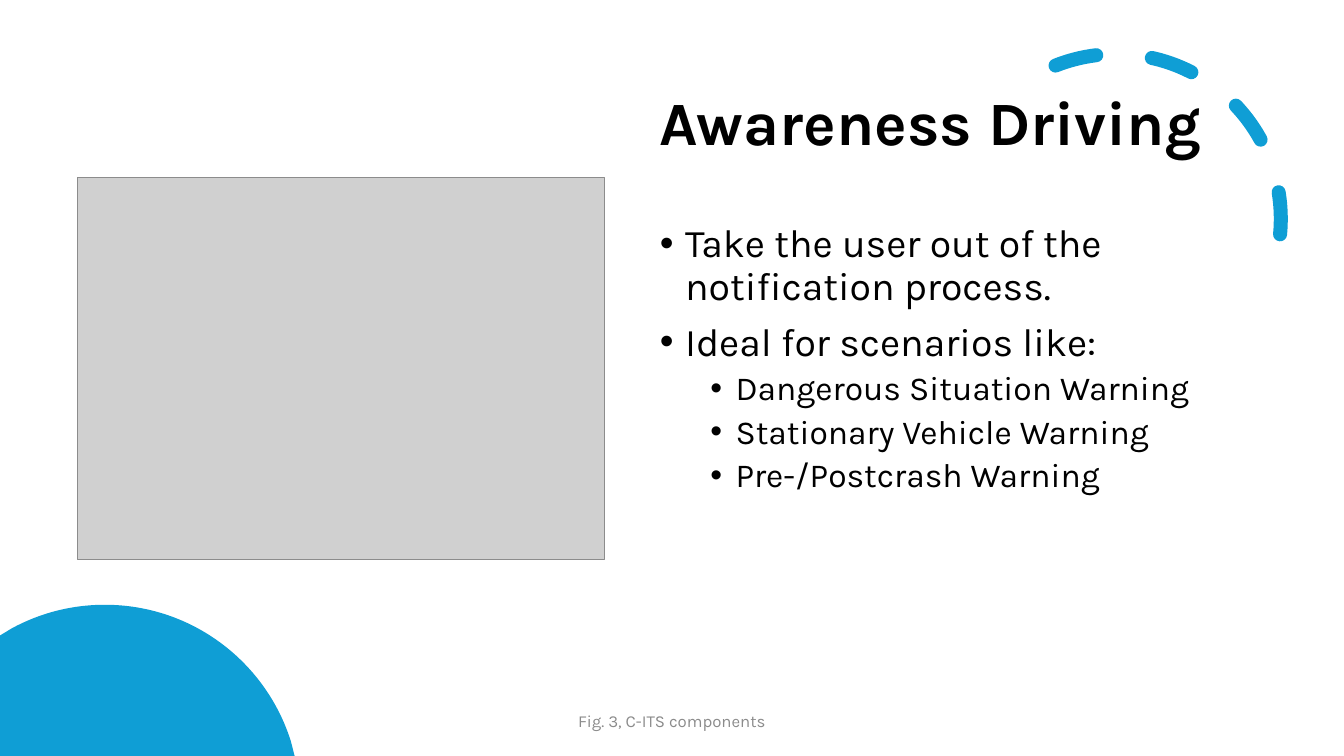
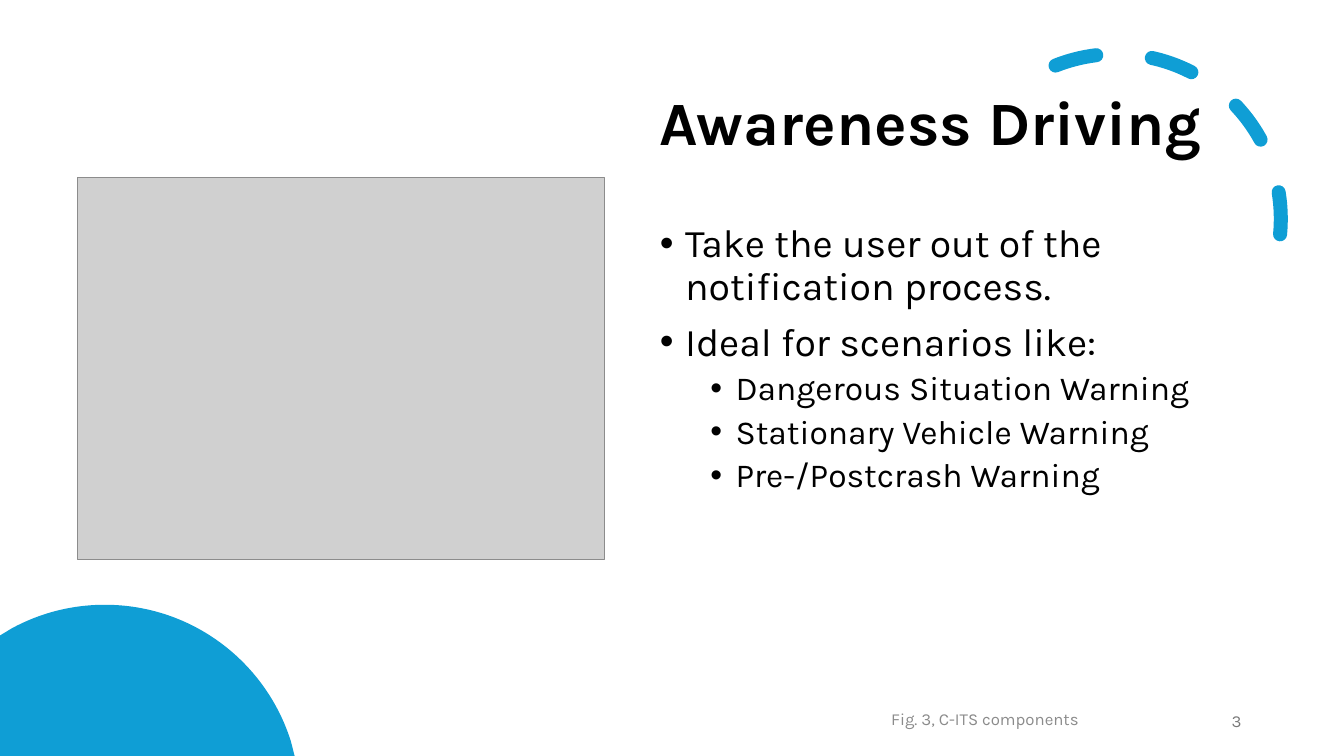
Before and after one commit to LF-RoGu/Model-Base-Systems, a slide deck: slide 3 of Presentation/C-ITS.pptx. Drawn at 1344x756 pixels with LibreOffice and Linux fonts; fonts in the diff are those of the drawing; grey boxes stand for pictures. Boxes give left, top, right and bottom in pixels: in the first picture for what was removed or moved away, otherwise in the second. Text is boxed around its words. In the diff, an @@ line names an element or a change of style, - is before the commit and + after.

```diff
--- a/Presentation/C-ITS.pptx
+++ b/Presentation/C-ITS.pptx
@@ text "Fig. 3, C-ITS components": place and size @@
-text "Fig. 3, C-ITS components" at <box>578,715,765,731</box>
+text "Fig. 3, C-ITS components" at <box>891,713,1078,729</box>
@@ page number added at <box>1232,716,1242,727</box>, 12 pt, text #797979 @@
+3
```
Also in this commit, not shown: 21 other slides changed, 3 slides added, 1 other file.
